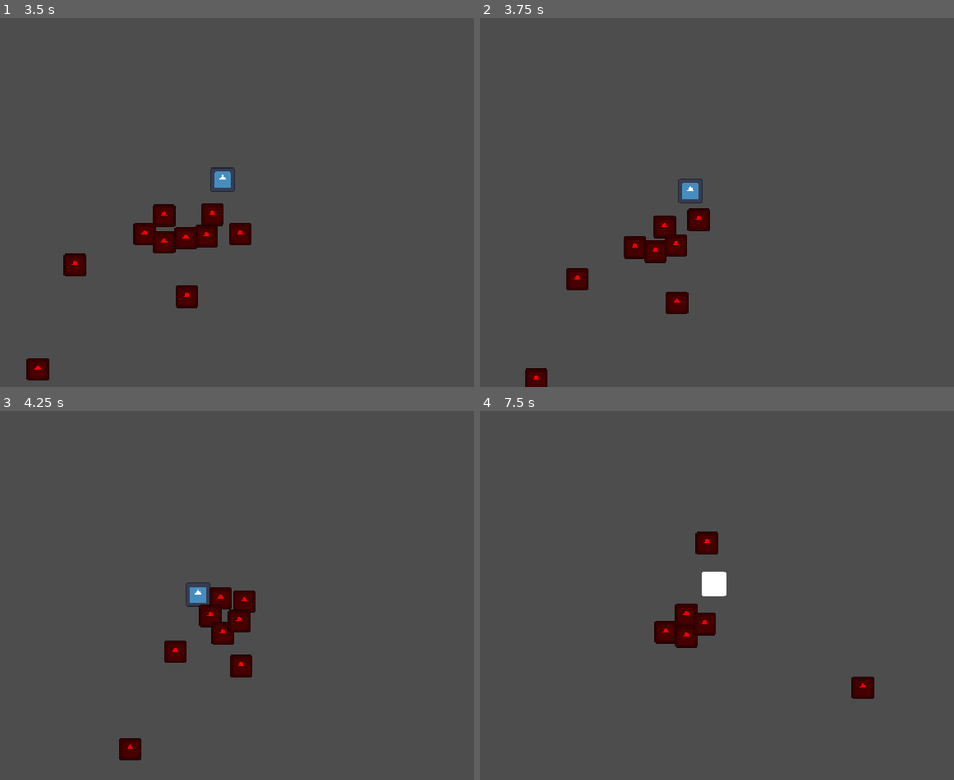
Above: before the commit, frames 1-4 (two rows, left to right).
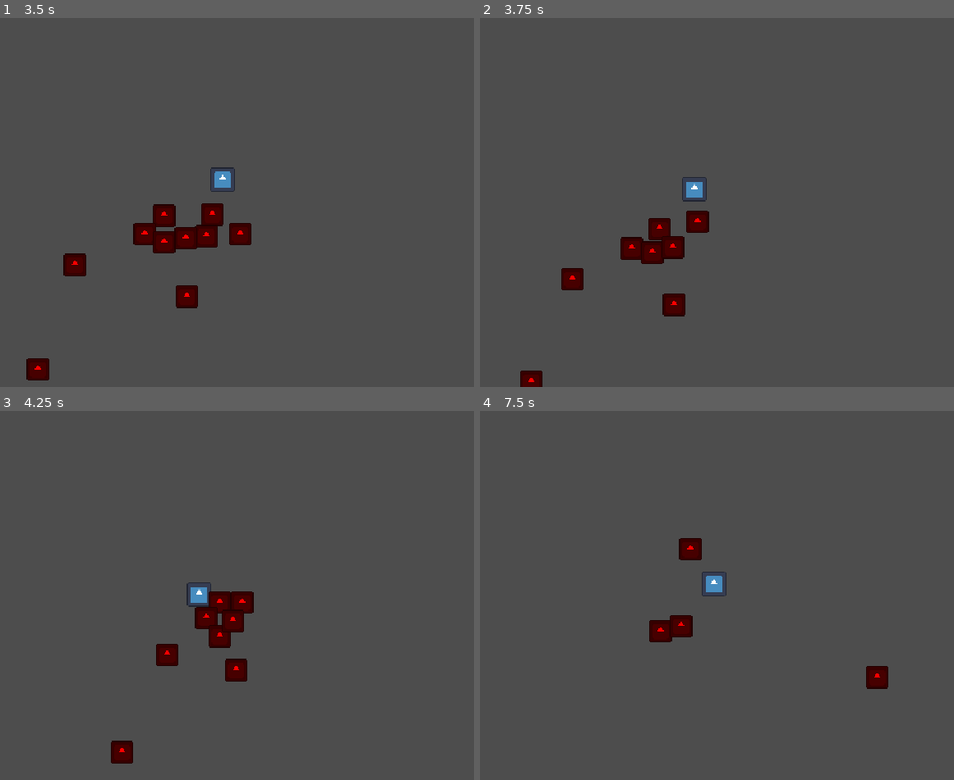
Above: after the commit, the same moments.

Repository: butteredsaltedtoast/orbit
Game: Godot game, scene res://levels/main.tscn
Two runs of this game, one before a commit and one after it. Both use one fixed random seed, a clock stepped at 60 frames per second and the inputs below. The engine's default icon, where the game draws it, is replaced by a stand-in: a white triangle on a blue panel in a dark square.
Inputs (mouse positions are in pixels of both pictures, inside the frame that each line leads up to):
- Up to frame 1 (3.5 s): move the mouse to (364, 184) at 0.52 s; hold D (move_right) 0.53-1.28 s; click (364, 184) at 0.6 s; move the mouse to (90, 220) at 1.27 s; hold S (move_down) 1.28-2.03 s; right-click (90, 220) at 1.35 s; move the mouse to (289, 121) at 2.02 s; hold D (move_right) 2.03-2.78 s; click (289, 121) at 2.1 s; move the mouse to (189, 276) at 2.77 s; hold W (move_up) from 2.78 s (still down); right-click (189, 276) at 2.85 s
- Up to frame 2 (3.75 s): move the mouse to (897, 257) at 3.52 s; release W (move_up) at 3.53 s; hold A (move_left) from 3.53 s (still down); click (897, 257) at 3.6 s
- Up to frame 3 (4.25 s): keep holding A (move_left)
- Up to frame 4 (7.5 s): move the mouse to (503, 540) at 4.27 s; right-click (503, 540) at 4.35 s; move the mouse to (735, 595) at 5.02 s; release A (move_left) at 5.03 s; hold S (move_down) 5.03-5.78 s; click (735, 595) at 5.1 s; move the mouse to (603, 503) at 5.77 s; hold D (move_right) 5.78-6.53 s; right-click (603, 503) at 5.85 s; move the mouse to (844, 577) at 6.52 s; hold W (move_up) 6.53-7.28 s; click (844, 577) at 6.6 s; move the mouse to (570, 613) at 7.27 s; hold D (move_right) from 7.28 s (still down); right-click (570, 613) at 7.35 s

Frame 1 is identical in both runs. In frame 2, 1.2% of the frame differs, in the area x 8-49%, y 43-100%; in frame 3, 1.5%; in frame 4, 2.1%, in the area x 35-87%, y 32-78%.

Commit message:
hitstop and screenshake on impact. kapow

Diff:
--- a/enemies/enemy.gd
+++ b/enemies/enemy.gd
@@ -22,6 +22,8 @@
 			for i in range(get_slide_collision_count()):
 				var coll: Object = get_slide_collision(i).get_collider()
 				if coll is Enemy:
+					GameState.hitstop(0.05)
+					GameState.add_shake(0.4)
 					coll.queue_free()
 					queue_free()
 					return
--- a/globals/game_state.gd
+++ b/globals/game_state.gd
@@ -1,3 +1,12 @@
 extends Node
 
 var player: Player = null
+
+func hitstop(duration: float) -> void:
+	Engine.time_scale = 0
+	await get_tree().create_timer(duration, true, false, true).timeout
+	Engine.time_scale = 1
+
+func add_shake(amt: float) -> void:
+	if is_instance_valid(player):
+		player.cam.add_trauma(amt)
--- /dev/null
+++ b/player/camera.gd
@@ -0,0 +1,15 @@
+class_name CustomCam
+extends Camera2D
+
+@export var max_offset: float = 4.0
+@export var decay: float = 1.5
+
+var trauma: float = 0.0
+
+func _process(delta: float) -> void:
+	trauma = move_toward(trauma, 0, decay * delta)
+	var strength: float = max_offset * trauma * trauma
+	offset = Vector2(randf_range(-strength, strength), randf_range(-strength, strength))
+
+func add_trauma(amt: float) -> void:
+	trauma = min(trauma + amt, 1.0)
--- a/player/player.gd
+++ b/player/player.gd
@@ -5,9 +5,11 @@
 @export var acceleration: float = 1250.0
 @export var friction: float = 1750.0
 @export var max_hp: float = 100.0
+
 @onready var inv_timer: Timer = $InvincibleTimer
 @onready var hurtbox: Area2D = $Hurtbox
 @onready var sprite: Sprite2D = $Sprite2D
+@onready var cam: CustomCam = $Camera2D
 
 var current_hp: float
 var tween: Tween
--- a/player/player.tscn
+++ b/player/player.tscn
@@ -3,6 +3,7 @@
 [ext_resource type="Texture2D" uid="uid://dr32pshn8sbkr" path="res://icon.svg" id="1_oul6g"]
 [ext_resource type="Script" uid="uid://gvvlfh2o77q" path="res://player/player.gd" id="1_rkbax"]
 [ext_resource type="Script" uid="uid://d4anvkebtinof" path="res://player/orbit.gd" id="3_g1dw6"]
+[ext_resource type="Script" uid="uid://xdme1ig8umi5" path="res://player/camera.gd" id="3_yw30f"]
 
 [sub_resource type="CircleShape2D" id="CircleShape2D_38vvf"]
 radius = 13.0
@@ -27,6 +28,7 @@
 [node name="Camera2D" type="Camera2D" parent="." unique_id=273139101]
 process_callback = 0
 position_smoothing_enabled = true
+script = ExtResource("3_yw30f")
 
 [node name="Hurtbox" type="Area2D" parent="." unique_id=1158686786]
 collision_layer = 0
Not shown, added: player/camera.gd.uid
